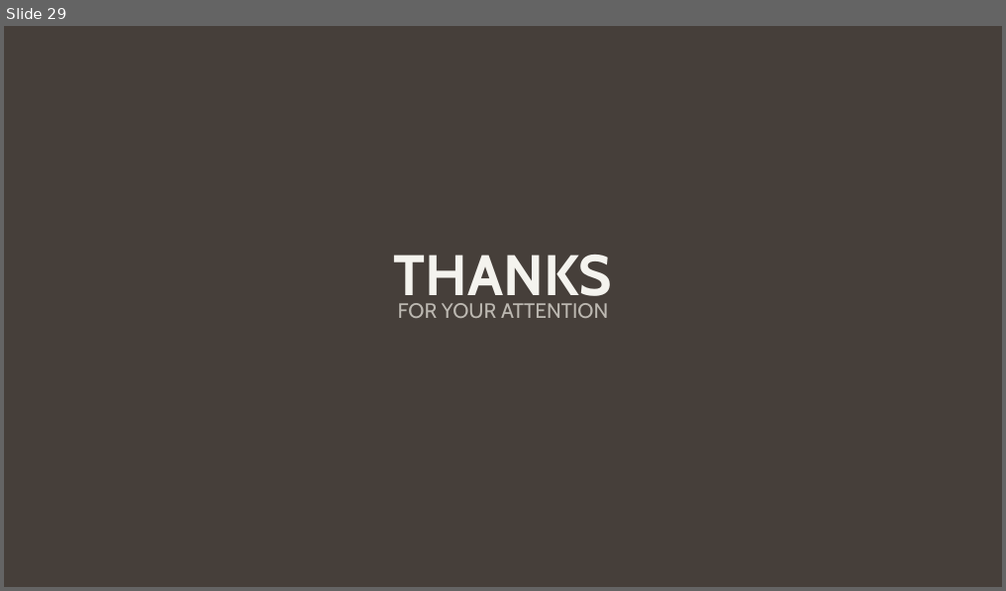
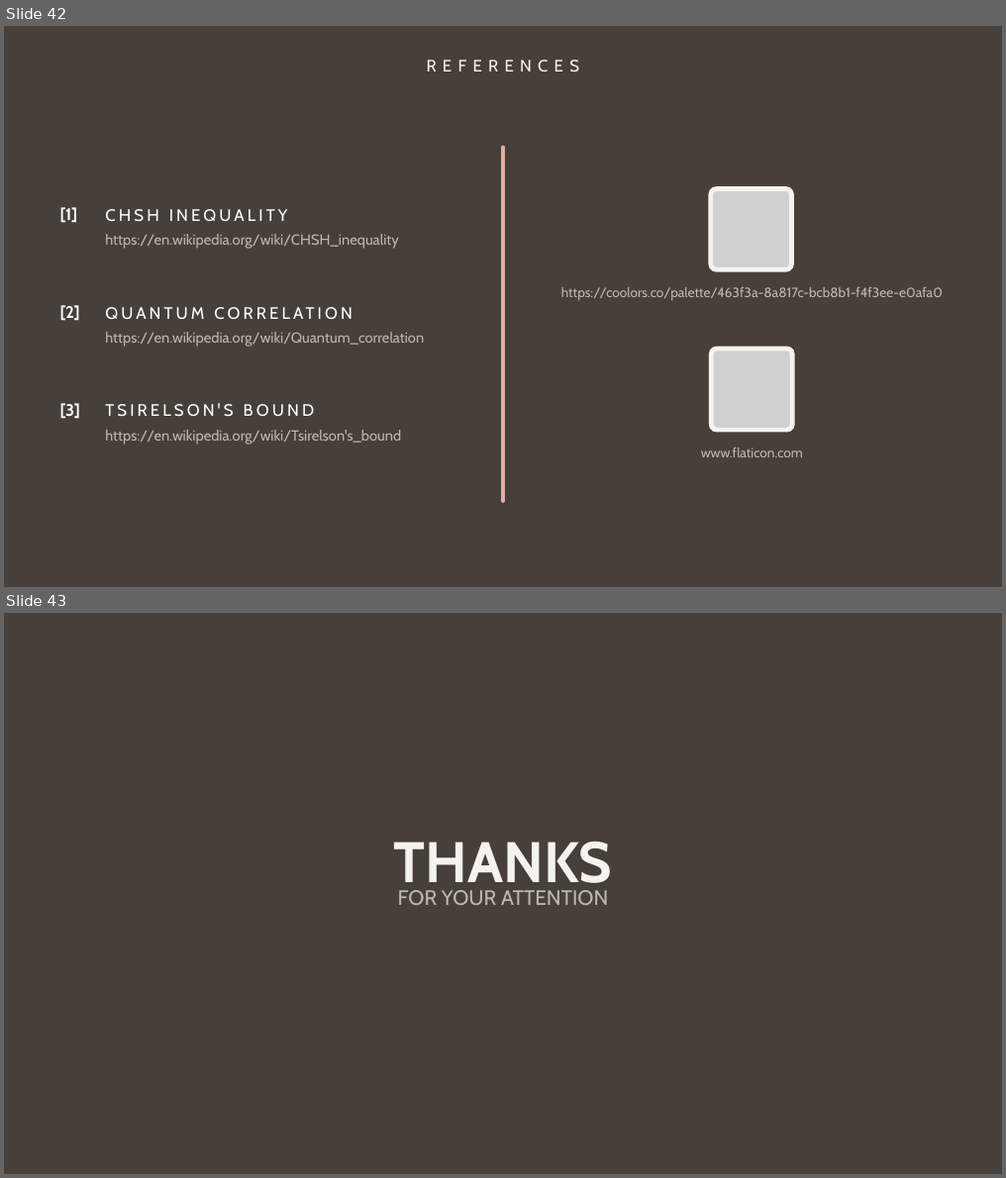
Before and after one commit to giovanniligato/E91-Protocol, a slide deck: Slides/E91 Protocol.pptx. Shown one above the other, each under a label of ours: slide 29 before the commit, slides 42 and 43 after it. The pictures are 1006x591 and 1006x1178 pixels, drawn with LibreOffice and Linux fonts; fonts in the diff are those of the drawing; grey boxes stand for pictures. Boxes give left, top, right and bottom in pixels: in the first picture for what was removed or moved away, otherwise in the second. Text is boxed around its words. In the diff, an @@ line names an element or a change of style, - is before the commit and + after.

```diff
--- a/Slides/E91 Protocol.pptx
+++ b/Slides/E91 Protocol.pptx
@@ slide 42 added at [4,26,1002,587], background #463F3A @@
@@ text added at [427,60,580,72], 16 pt, text #F4F3EE @@
+REFERENCES
@@ line added from (503, 148) to (503, 501), #E0AFA0 3 pt @@
@@ group added at [60,207,452,445]: 9 texts @@
+[2]
+QUANTUM CORRELATION
+https://en.wikipedia.org/wiki/Quantum_correlation
+[1]
+CHSH INEQUALITY
+https://en.wikipedia.org/wiki/CHSH_inequality
+[3]
+TSIRELSON'S BOUND
+https://en.wikipedia.org/wiki/Tsirelson's_bound
@@ group added at [561,184,943,458]: 8 ellipses, 2 pictures, 2 rounded rectangles, 2 texts @@
+https://coolors.co/palette/463f3a-8a817c-bcb8b1-f4f3ee-e0afa0
+www.flaticon.com
@@ what was slide 29 is now slide 43 @@
```
Also in this commit, not shown: 7 slides changed, 19 other slides added, 6 slides removed.
